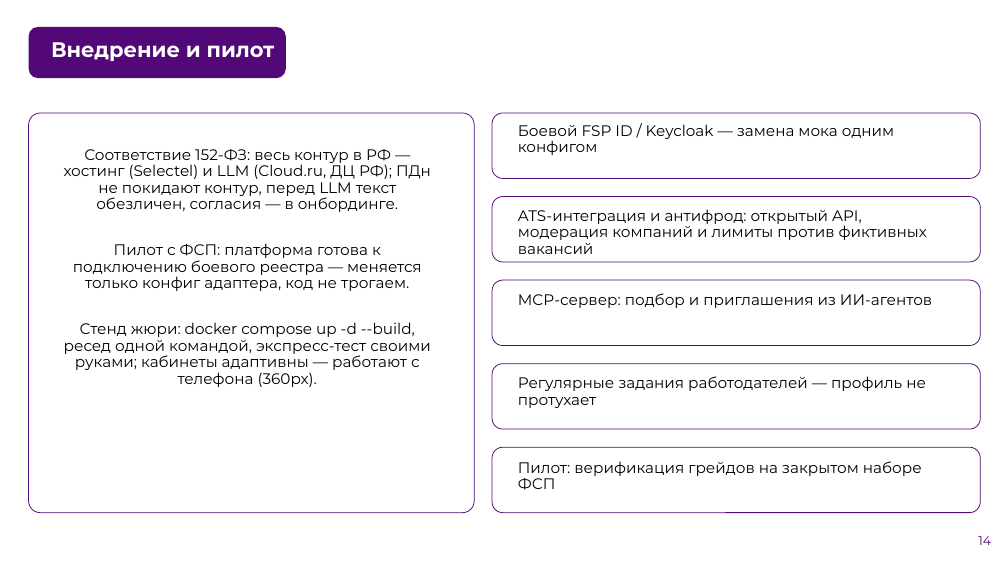
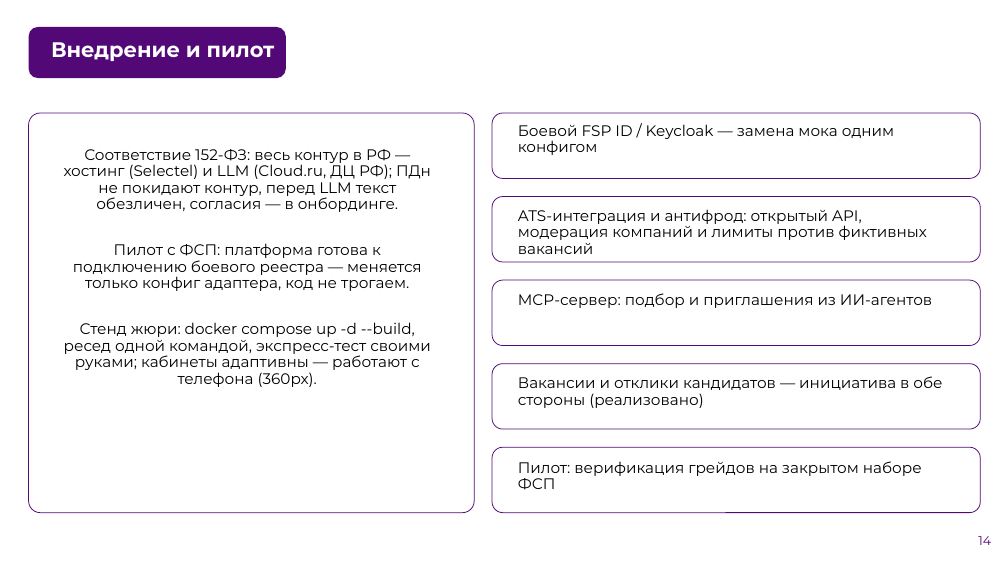
Before and after one commit to PirateThunder/piratehunter, a slide deck: slide 14 of deliverables/pitch/piratehunter-pitch.pptx. Drawn at 1008x567 pixels with LibreOffice and Linux fonts; fonts in the diff are those of the drawing; background and template pictures are left out. Boxes give left, top, right and bottom in pixels: in the first picture for what was removed or moved away, otherwise in the second. Text is boxed around its words. In the diff, an @@ line names an element or a change of style, - is before the commit and + after.

Commit message:
§7.7 реализовано: вакансии и самостоятельные отклики кандидатов (закрыт последний пункт критерия «доп. функционал»)
Backend: Vacancy/Application + миграция, CRUD/publish/close, apply (409 дубль,
404 черновик), отклики с контактами инициатора, симметричное раскрытие контактов
компании при invited; seeds +12 вакансий/+12 откликов. Frontend: раздел вакансий
у работодателя (список/редактор/отклики), вкладки «Вакансии»/«Мои отклики» у
кандидата. Смоук 15–17, доки/PRD/питч/ДОПОЛНИТЕЛЬНО обновлены (212 тестов, 17 шагов).

```diff
--- a/deliverables/pitch/piratehunter-pitch.pptx
+++ b/deliverables/pitch/piratehunter-pitch.pptx
@@ text at [518,376,942,408]: text changed @@
-Регулярные задания работодателей — профиль не протухает
+Вакансии и отклики кандидатов — инициатива в обе стороны (реализовано)
```
Also in this commit, not shown: 1 other slide changed, 40 other files.
